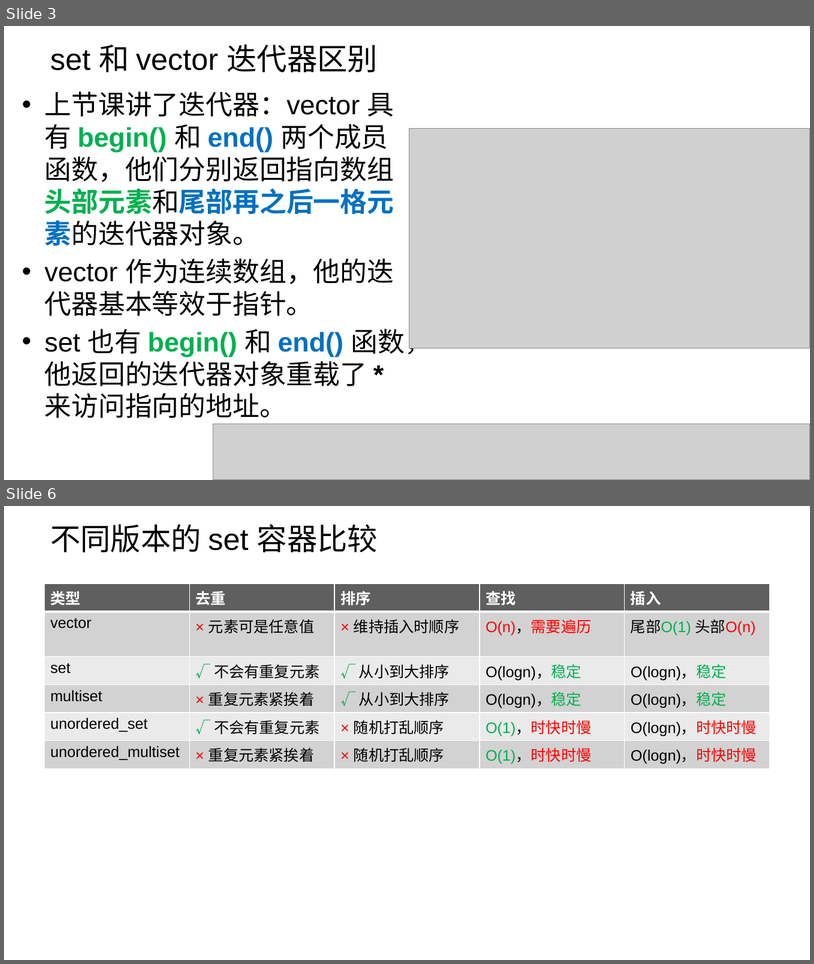
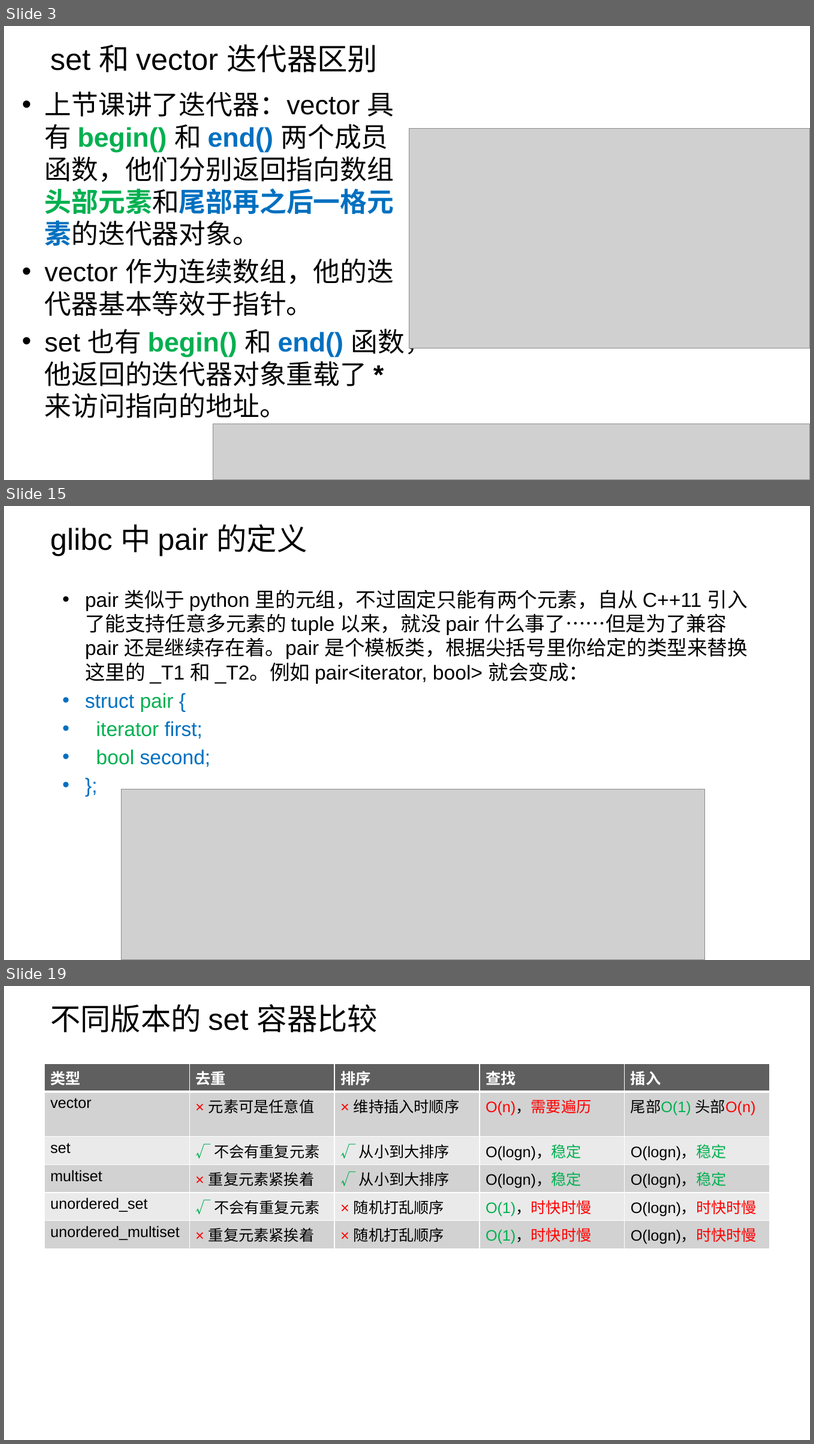
Before and after one commit to parallel101/course, a slide deck: 14/slides.pptx. Shown one above the other, each under a label of ours: slides 3 and 6 before the commit, slides 3, 15 and 19 after it; the slides between them are not shown. The pictures are 814x964 and 814x1444 pixels, drawn with LibreOffice and Linux fonts; fonts in the diff are those of the drawing; grey boxes stand for pictures; background and template pictures are left out. Boxes give left, top, right and bottom in pixels: in the first picture for what was removed or moved away, otherwise in the second. Text is boxed around its words. In the diff, an @@ line names an element or a change of style, - is before the commit and + after.

```diff
--- a/14/slides.pptx
+++ b/14/slides.pptx
@@ slide 15 added at (4, 506, 810, 960), background picture (left out) @@
@@ title added at (50, 524, 308, 556), 36 pt, text #000000 @@
+glibc 中 pair 的定义
@@ text added at (85, 589, 749, 767), 24 pt, text #000000 @@
+• pair 类似于 python 里的元组，不过固定只能有两个元素，自从 C++11 引入了能支持任意多元素的 tuple 以来，就没 pair 什么事了……但是为了兼容 pair 还是继续存在着。pair 是个模板类，根据尖括号里你给定的类型来替换这里的 _T1 和 _T2。例如 pair<iterator, bool> 就会变成：
+• struct pair {
+• iterator first;
+• bool second;
+• };
@@ picture added at (122, 789, 705, 960) @@
@@ what was slide 6 is now slide 19 @@
```
Also in this commit, not shown: 2 slides changed, 12 other slides added, 17 other files.
